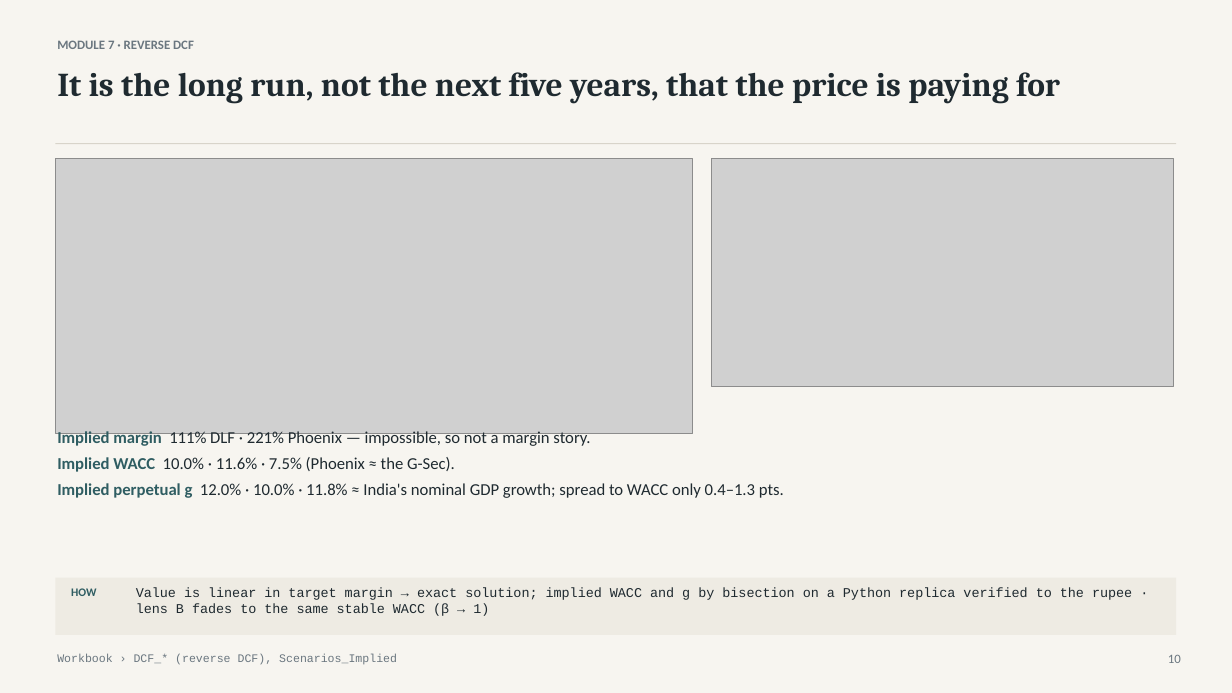
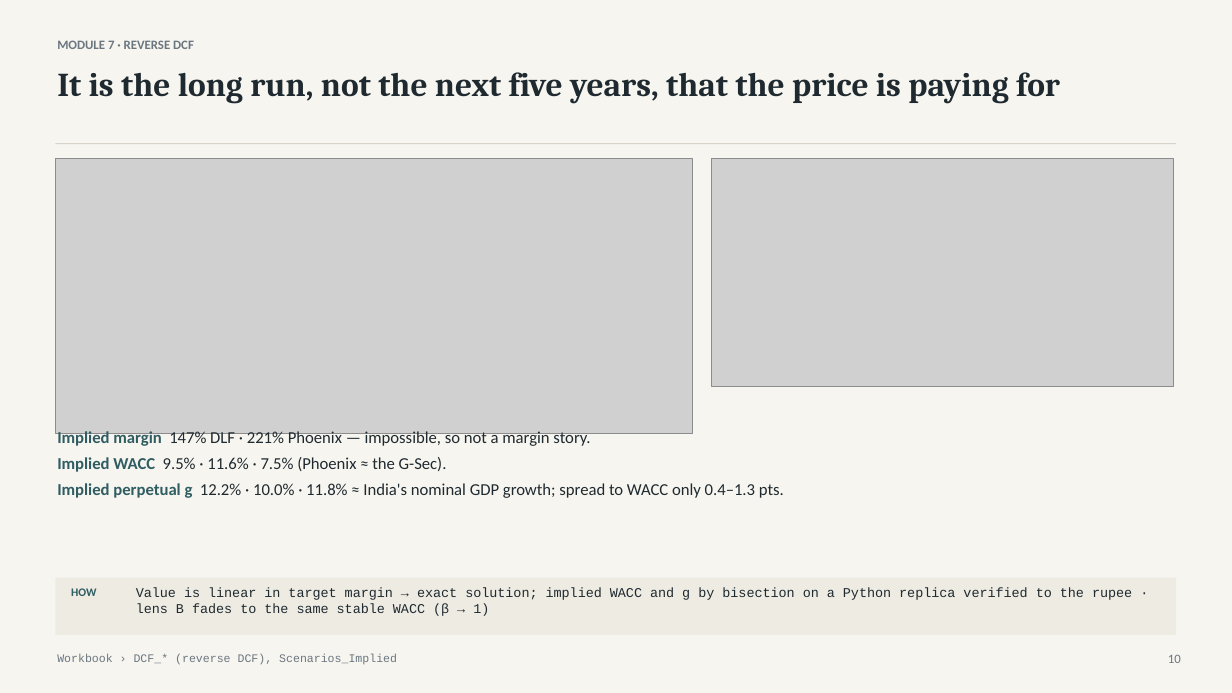
Before and after one commit to atharvaakz/BAAV, a slide deck: slide 10 of reports/ProjectBaav_Group27_Presentation.pptx. Drawn at 1232x693 pixels with LibreOffice and Linux fonts; fonts in the diff are those of the drawing; grey boxes stand for pictures. Boxes give left, top, right and bottom in pixels: in the first picture for what was removed or moved away, otherwise in the second. Text is boxed around its words. In the diff, an @@ line names an element or a change of style, - is before the commit and + after.

```diff
--- a/reports/ProjectBaav_Group27_Presentation.pptx
+++ b/reports/ProjectBaav_Group27_Presentation.pptx
@@ text at [57,431,784,498]: text changed @@
-Implied margin 111% DLF · 221% Phoenix — impossible, so not a margin story.
-Implied WACC 10.0% · 11.6% · 7.5% (Phoenix ≈ the G-Sec).
-Implied perpetual g 12.0% · 10.0% · 11.8% ≈ India's nominal GDP growth; spread to WACC only 0.4–1.3 pts.
+Implied margin 147% DLF · 221% Phoenix — impossible, so not a margin story.
+Implied WACC 9.5% · 11.6% · 7.5% (Phoenix ≈ the G-Sec).
+Implied perpetual g 12.2% · 10.0% · 11.8% ≈ India's nominal GDP growth; spread to WACC only 0.4–1.3 pts.
```
Also in this commit, not shown: 2 other slides changed, 30 other files.
